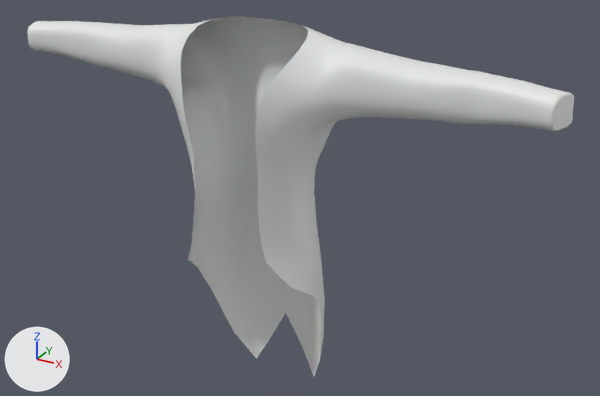
One commit to the FBX model BUTLERGUILLOTINE_UnityProject/Assets/Meshes/Terrence_FlippedCoat.fbx: the scene before it, then after it.
Both versions are drawn from a 50 mm camera at (0.85, -1.368, 1.645) aimed at (0.054, 0.079, 0.921). The axes (+X, +Y, +Z) are drawn at lower left. The lights are the same throughout. Where no turn or scale is listed for an object, it has been applied to the vertices.

The scene before the commit, as lines of its bpy script (objects in view):
```python
me_mesh = bpy.data.meshes.new('Mesh')
me_mesh.from_pydata(...)  # 1433 vertices, 2808 faces; spans x -0.618..0.618, y -0.135..0.117, z 0.419..1.297
ob_outfit = bpy.data.objects.new('Outfit', me_mesh)
ob_outfit.location = (-0.016, 0.021, 0.007)
```
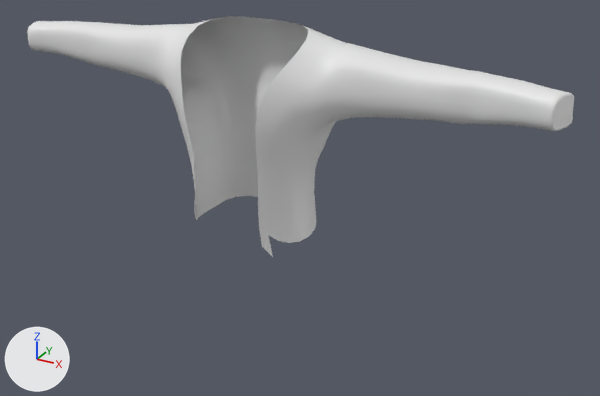
Boxes (x1, y1, x2, y2) around the edits, measured in the pictures (600 x 396 px):
'Outfit', reshaped (33% shorter)
    before: (27, 16, 574, 376)
    after: (27, 16, 574, 257)
part 1 of me_mesh, deleted
    before: (188, 196, 325, 376)

The edits, one by one:
me_mesh is used by ob_outfit; location (-0.016, 0.021, 0.007).
me_mesh had 1433 vertices, 2808 faces and spanned x -0.618..0.618, y -0.135..0.117, z 0.419..1.297.
me_mesh now has 1365 vertices, 1333 faces and spans x -0.618..0.618, y -0.135..0.102, z 0.852..1.297.
me_mesh part 1: 68 vertices removed from x -0.157..0.157, y -0.125..0.117, z 0.419..0.882.
